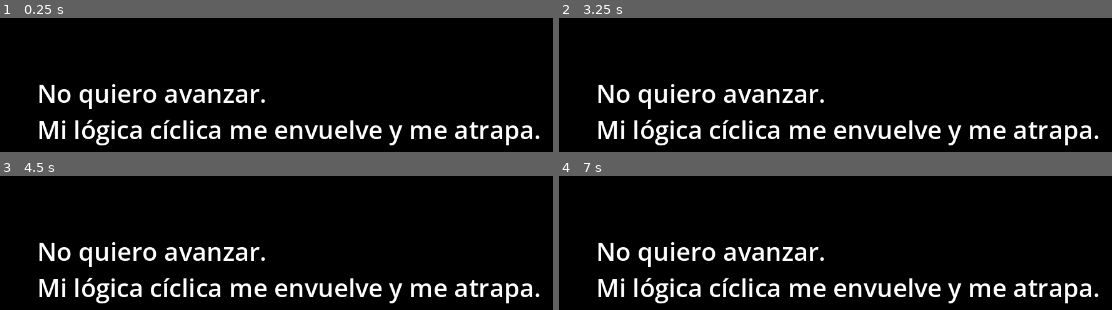
Above: before the commit, frames 1-4 (two rows, left to right).
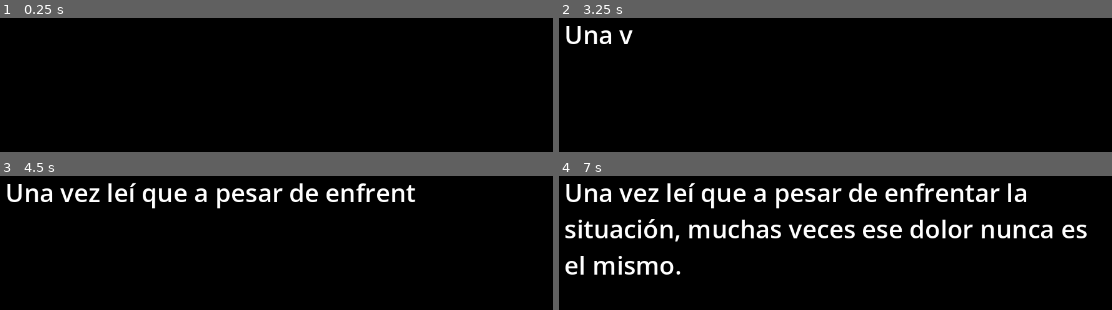
Above: after the commit, the same moments.

Repository: francosorbello/ciclos-jam
Game: Godot game, scene res://content/poem_scenes/poem_base.tscn
The game is run twice, just before and just after one commit, with the same random seed, the same clock (stepped at 60 frames per second) and the same inputs. This scene is started directly instead of the project's main scene.
Inputs (mouse positions are in pixels of both pictures, inside the frame that each line leads up to):
- Up to frame 1 (0.25 s): no input
- Up to frame 2 (3.25 s): tap Enter at 0.5 s; move the mouse to (1023, 89) at 0.52 s; hold Right (move_right) 0.53-1.28 s; hold Space (continue, bound only after the commit) 0.53-1.28 s; move the mouse to (686, 133) at 1.27 s; hold Down (move_down) 1.28-2.03 s; tap Space (continue, bound only after the commit) at 1.35, 2, 2.85 s; move the mouse to (outside the picture) at 2.02 s; hold Right (move_right) 2.03-2.78 s; hold Space (continue, bound only after the commit) 2.03-2.78 s; move the mouse to (outside the picture) at 2.77 s; hold Up (move_up) from 2.78 s (still down)
- Up to frame 3 (4.5 s): move the mouse to (outside the picture) at 3.52 s; release Up (move_up) at 3.53 s; hold Space (continue, bound only after the commit) 3.53-4.28 s; hold Left (move_left) from 3.53 s (still down); move the mouse to (49, 201) at 4.27 s; tap Space (continue, bound only after the commit) at 4.35 s
- Up to frame 4 (7 s): move the mouse to (885, 268) at 5.02 s; release Left (move_left) at 5.03 s; hold Down (move_down) 5.03-5.78 s; hold Space (continue, bound only after the commit) 5.03-5.78 s; move the mouse to (outside the picture) at 5.77 s; hold Right (move_right) 5.78-6.53 s; tap Space (continue, bound only after the commit) at 5.85 s; move the mouse to (1023, 247) at 6.52 s; hold Up (move_up) from 6.53 s (still down); hold Space (continue, bound only after the commit) from 6.53 s (still down)

The runs differ from the first frame. In frame 1, 7.3% of the frame differs, in the area x 7-98%, y 49-96%; in frame 2, 8.0%; in frame 3, 11%; in frame 4, 18%, in the area x 1-98%, y 5-96%.

Commit message:
Added poem base level

Diff:
--- /dev/null
+++ b/content/poem_scenes/poem_base.gd
@@ -0,0 +1,34 @@
+extends Control
+
+@export var next_scene_name: String
+@export var poem: PoemDialogueResource
+@export_range(0,2,1) var index: int
+
+@onready var text_container: Label = $Label
+
+var can_exit = false
+
+var play_voice_sound: bool = false
+
+@onready var audio_player : AudioStreamPlayer = $AudioStreamPlayer
+
+func _ready() -> void:
+    await get_tree().create_timer(3).timeout
+    text_container.visible_ratio = 0
+    text_container.text = poem.lines[index]
+
+    var tween := create_tween()
+    play_voice_sound = true
+    tween.tween_property(text_container, "visible_ratio", 1, 4).finished.connect(_on_text_finished)
+
+func _process(_delta: float) -> void:
+    if play_voice_sound and not audio_player.playing:
+        audio_player.play()
+
+    if can_exit and Input.is_action_pressed("continue"):
+        GlobalSignal.change_scene_requested.emit(next_scene_name)
+        can_exit = false
+
+func _on_text_finished():
+    can_exit = true
+    play_voice_sound = false
--- a/content/poem_scenes/poem_base.tscn
+++ b/content/poem_scenes/poem_base.tscn
@@ -1,9 +1,17 @@
 [gd_scene format=3 uid="uid://dulr6f556ql2r"]
 
 [ext_resource type="Texture2D" uid="uid://du4hnv65cc8l5" path="res://content/art/Sprites_Poems/Sprite_Poem_1.png" id="1_4u633"]
+[ext_resource type="Script" uid="uid://dkbb84yessooo" path="res://content/poem_scenes/poem_base.gd" id="1_44isg"]
+[ext_resource type="Resource" uid="uid://1jafprk7yleh" path="res://content/poem_scenes/res/gab.tres" id="2_wnpjb"]
+[ext_resource type="AudioStream" uid="uid://hm1mm5mps5dn" path="res://content/sound/voice2.ogg" id="4_imwp4"]
 
 [sub_resource type="LabelSettings" id="LabelSettings_4u633"]
 font_size = 40
+
+[sub_resource type="AudioStreamRandomizer" id="AudioStreamRandomizer_imwp4"]
+random_pitch = 1.2599211
+streams_count = 1
+stream_0/stream = ExtResource("4_imwp4")
 
 [node name="PoemBase" type="Control" unique_id=2126785674]
 layout_mode = 3
@@ -12,6 +20,9 @@
 anchor_bottom = 1.0
 grow_horizontal = 2
 grow_vertical = 2
+script = ExtResource("1_44isg")
+next_scene_name = "test_level"
+poem = ExtResource("2_wnpjb")
 
 [node name="ColorRect" type="ColorRect" parent="." unique_id=2011843797]
 layout_mode = 1
@@ -34,18 +45,26 @@
 stretch_mode = 5
 
 [node name="Label" type="Label" parent="." unique_id=1521232913]
+custom_minimum_size = Vector2(800, 300)
 layout_mode = 1
-anchors_preset = 8
-anchor_left = 0.5
+anchors_preset = 14
 anchor_top = 0.5
-anchor_right = 0.5
+anchor_right = 1.0
 anchor_bottom = 0.5
-offset_left = -20.0
-offset_top = -11.5
-offset_right = 20.0
-offset_bottom = 11.5
+offset_left = 186.0
+offset_top = -114.5
+offset_right = -226.0
+offset_bottom = 114.5
 grow_horizontal = 2
 grow_vertical = 2
-text = "No quiero avanzar.
-Mi lógica cíclica me envuelve y me atrapa."
+text = "Una vez leí que a pesar de enfrentar la situación, muchas veces ese dolor nunca es el mismo.
+"
 label_settings = SubResource("LabelSettings_4u633")
+autowrap_mode = 3
+visible_characters = 0
+visible_ratio = 0.0
+
+[node name="AudioStreamPlayer" type="AudioStreamPlayer" parent="." unique_id=4399663]
+stream = SubResource("AudioStreamRandomizer_imwp4")
+volume_db = -5.0
+pitch_scale = 1.2
--- a/content/poem_scenes/res/gab.tres
+++ b/content/poem_scenes/res/gab.tres
@@ -4,7 +4,7 @@
 
 [resource]
 script = ExtResource("1_25a0m")
-lines = Array[String](["Una vez leí que a pesar de enfrentar la situación muchas veces, ese dolor nunca es el mismo.
+lines = Array[String](["Una vez leí que a pesar de enfrentar la situación, muchas veces ese dolor nunca es el mismo.
 ", "Cada vez nos alejamos un poco más y el dolor muta, cambia, se apaga.
 No deja de doler pero crecemos alrededor de ese dolor.", "Aunque la cicatriz quede, y el paisaje parezca el mismo.
 Crecimos."])
--- a/project.godot
+++ b/project.godot
@@ -37,21 +37,31 @@
 move_up={
 "deadzone": 0.2,
 "events": [Object(InputEventKey,"resource_local_to_scene":false,"resource_name":"","device":-1,"window_id":0,"alt_press …(195 unchanged characters)…
+, Object(InputEventKey,"resource_local_to_scene":false,"resource_name":"","device":-1,"window_id":0,"alt_pressed":false,"shift_pressed":false,"ctrl_pressed":false,"meta_pressed":false,"pressed":false,"keycode":0,"physical_keycode":87,"key_label":0,"unicode":119,"location":0,"echo":false,"script":null)
 ]
 }
 move_down={
 "deadzone": 0.2,
 "events": [Object(InputEventKey,"resource_local_to_scene":false,"resource_name":"","device":-1,"window_id":0,"alt_press …(195 unchanged characters)…
+, Object(InputEventKey,"resource_local_to_scene":false,"resource_name":"","device":-1,"window_id":0,"alt_pressed":false,"shift_pressed":false,"ctrl_pressed":false,"meta_pressed":false,"pressed":false,"keycode":0,"physical_keycode":83,"key_label":0,"unicode":115,"location":0,"echo":false,"script":null)
 ]
 }
 move_left={
 "deadzone": 0.2,
 "events": [Object(InputEventKey,"resource_local_to_scene":false,"resource_name":"","device":-1,"window_id":0,"alt_press …(195 unchanged characters)…
+, Object(InputEventKey,"resource_local_to_scene":false,"resource_name":"","device":-1,"window_id":0,"alt_pressed":false,"shift_pressed":false,"ctrl_pressed":false,"meta_pressed":false,"pressed":false,"keycode":0,"physical_keycode":65,"key_label":0,"unicode":97,"location":0,"echo":false,"script":null)
 ]
 }
 move_right={
 "deadzone": 0.2,
 "events": [Object(InputEventKey,"resource_local_to_scene":false,"resource_name":"","device":-1,"window_id":0,"alt_press …(195 unchanged characters)…
+, Object(InputEventKey,"resource_local_to_scene":false,"resource_name":"","device":-1,"window_id":0,"alt_pressed":false,"shift_pressed":false,"ctrl_pressed":false,"meta_pressed":false,"pressed":false,"keycode":0,"physical_keycode":68,"key_label":0,"unicode":100,"location":0,"echo":false,"script":null)
+]
+}
+continue={
+"deadzone": 0.2,
+"events": [Object(InputEventKey,"resource_local_to_scene":false,"resource_name":"","device":-1,"window_id":0,"alt_pressed":false,"shift_pressed":false,"ctrl_pressed":false,"meta_pressed":false,"pressed":false,"keycode":0,"physical_keycode":32,"key_label":0,"unicode":32,"location":0,"echo":false,"script":null)
+, Object(InputEventKey,"resource_local_to_scene":false,"resource_name":"","device":-1,"window_id":0,"alt_pressed":false,"shift_pressed":false,"ctrl_pressed":false,"meta_pressed":false,"pressed":false,"keycode":0,"physical_keycode":4194309,"key_label":0,"unicode":0,"location":0,"echo":false,"script":null)
 ]
 }
 
Not shown, added: content/poem_scenes/poem_base.gd.uid
Not shown, added: content/sound/voice.ogg.import
Not shown, added: content/sound/voice2.ogg.import
Not shown, added: content/sound/voice.ogg
Not shown, added: content/sound/voice2.ogg
